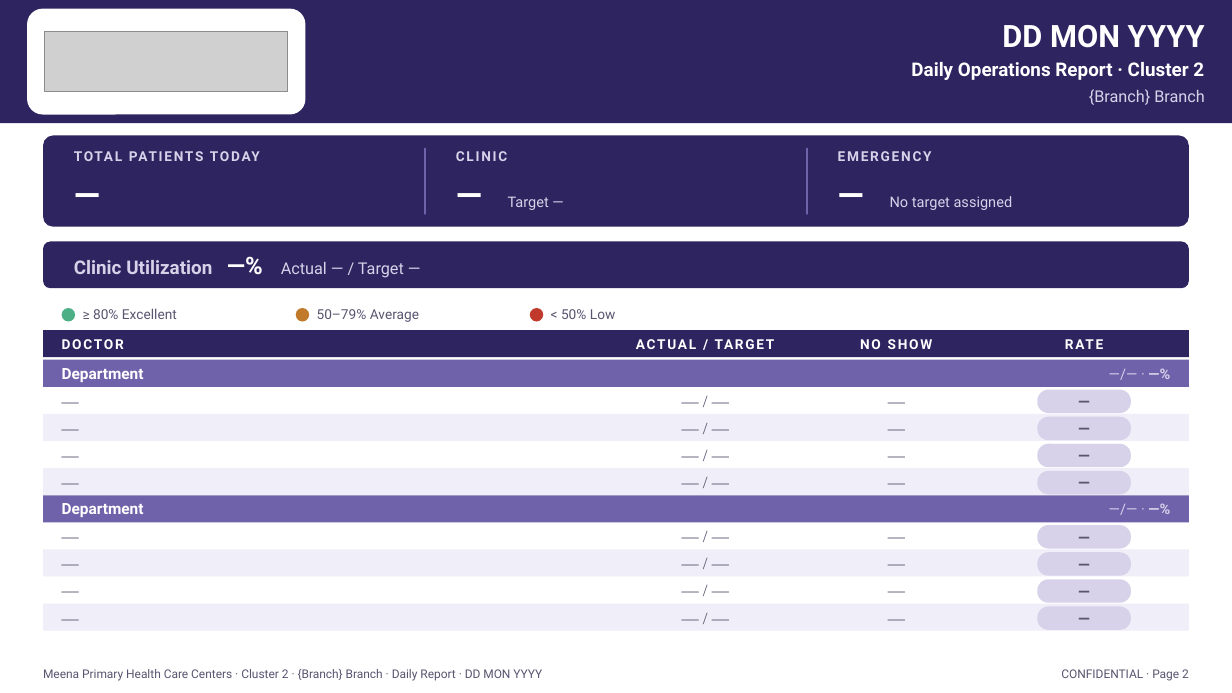
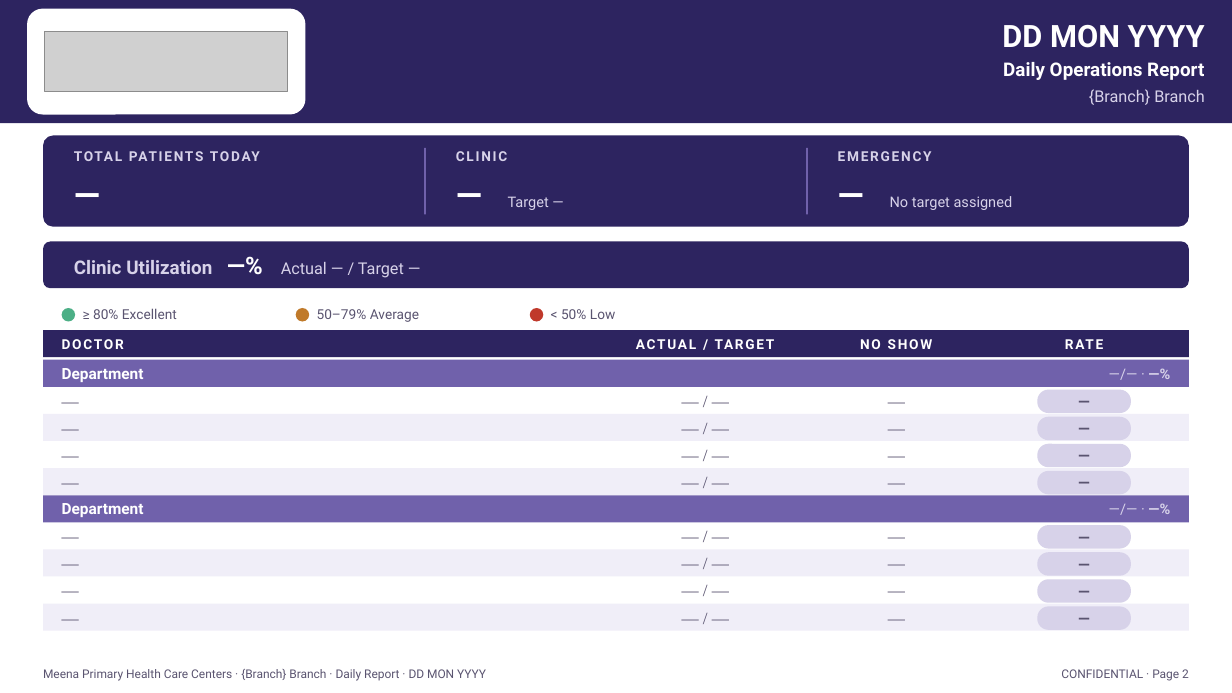
Before and after one commit to a7m2030ed-debug/Aogh, a slide deck: slide 2 of template/Cluster_SIX_Branches_Template.pptx. Drawn at 1232x693 pixels with LibreOffice and Linux fonts; fonts in the diff are those of the drawing; grey boxes stand for pictures. Boxes give left, top, right and bottom in pixels: in the first picture for what was removed or moved away, otherwise in the second. Text is boxed around its words. In the diff, an @@ line names an element or a change of style, - is before the commit and + after.

```diff
--- a/template/Cluster_SIX_Branches_Template.pptx
+++ b/template/Cluster_SIX_Branches_Template.pptx
@@ text at bbox=[1003, 62, 1204, 80]: text changed @@
-Daily Operations Report · Cluster 2
+Daily Operations Report
@@ text at bbox=[43, 669, 486, 681]: text changed @@
-Meena Primary Health Care Centers · Cluster 2 · {Branch} Branch · Daily Report · DD MON YYYY
+Meena Primary Health Care Centers · {Branch} Branch · Daily Report · DD MON YYYY
```
Also in this commit, not shown: 2 other slides changed, 3 other files.
